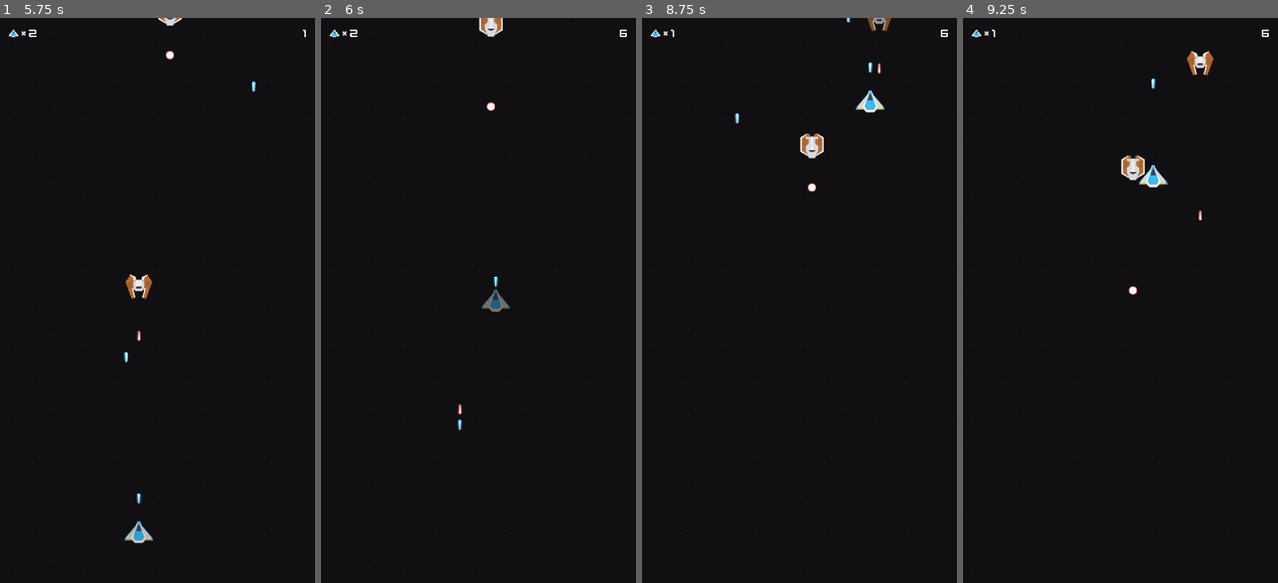
Above: before the commit, frames 1-4 (left to right).
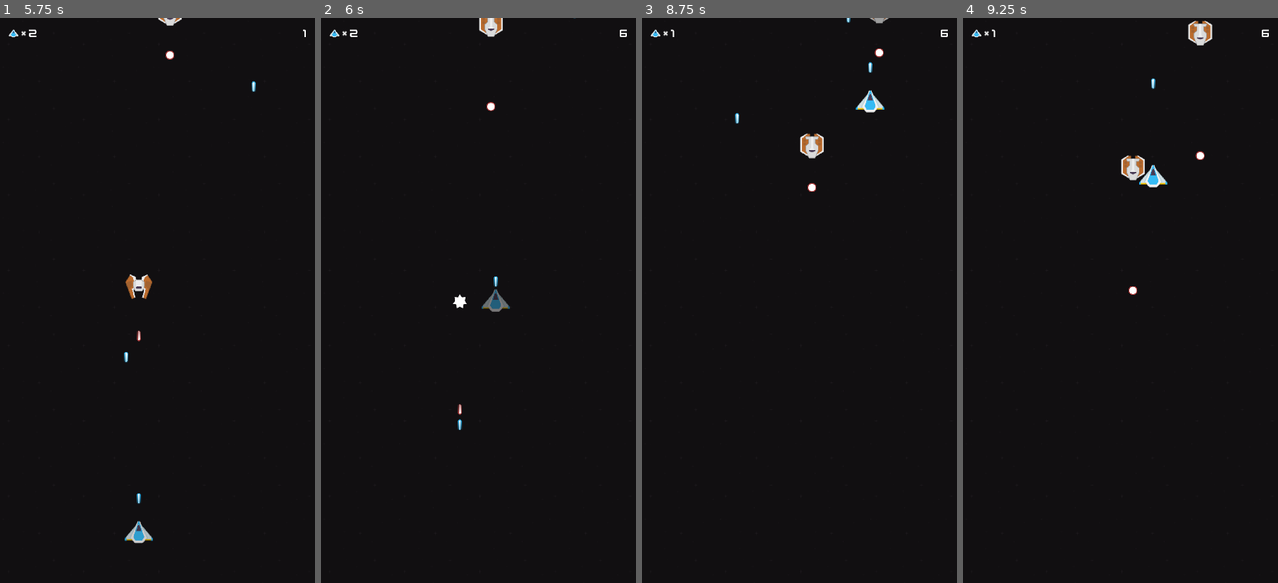
Above: after the commit, the same moments.

Repository: sakkaku-dev/space-shooter
Game: Godot game, scene res://scenes/Game.tscn
Same seed, same stepped clock (60 frames per second), same inputs: the game is played once before the commit and once after it. Sound files missing from this copy of the repository are replaced by a short silence.
Inputs (mouse positions are in pixels of both pictures, inside the frame that each line leads up to):
- Up to frame 1 (5.75 s): click "Start" at 0.5 s; tap Enter at 1.25 s; move the mouse to (226, 272) at 1.27 s; hold Right (ui_right) 1.28-2 s; click (226, 272) at 1.42 s; drag from (94, 328) to (226, 272) at 2.02 s; move the mouse to (189, 176) at 2.77 s; hold Right (ui_right) 2.78-3.5 s; drag from (141, 413) to (189, 176) at 3.52 s; move the mouse to (255, 385) at 4.27 s; hold Left (ui_left) 4.28-5 s; drag from (63, 215) to (138, 532) at 5.02 s
- Up to frame 2 (6 s): move the mouse to (494, 300) at 5.77 s; hold Left (ui_left) from 5.78 s (still down); click (494, 300) at 5.92 s
- Up to frame 3 (8.75 s): release Left (ui_left) at 6.5 s; drag from (752, 159) to (812, 46) at 6.52 s; move the mouse to (868, 272) at 7.27 s; hold Up (ui_up) 7.28-8 s; drag from (736, 328) to (868, 102) at 8.02 s
- Up to frame 4 (9.25 s): move the mouse to (1152, 176) at 8.77 s; hold Left (ui_left) from 8.78 s (still down)

Frame 1 is identical in both runs. In frame 2, less than 0.1% of the frame differs, in the area x 41-47%, y 48-52%; in frame 3, 0.2%; in frame 4, 0.6%, in the area x 70-80%, y 0-36%.

Commit message:
Add sounds + explosions

Diff:
--- a/scenes/Game.gd
+++ b/scenes/Game.gd
@@ -13,6 +13,9 @@
 onready var game_over = $Menu/GUI/MainMenu/Gameover
 onready var score_table = $Menu/GUI/Scoreboard/ScoreTable
 
+onready var game_over_sound = $GameOverSound
+onready var bgm = $BGM
+
 var player_ship_scene = preload("res://scenes/spaceship/PlayerShip.tscn")
 var time = 0
 var started = false
@@ -20,7 +23,6 @@
 func _ready():
 	main_menu.show()
 	game_over.hide()
-
 
 func _process(delta):
 	if started:
@@ -59,6 +61,7 @@
 	Globals.enemy_kill_score = 0
 	started = true
 	Input.set_mouse_mode(Input.MOUSE_MODE_HIDDEN)
+	bgm.play()
 
 
 func _on_PlayerShip_died():
@@ -69,9 +72,11 @@
 	Input.set_mouse_mode(Input.MOUSE_MODE_VISIBLE)
 	main_menu.show()
 	game_over.show()
+	game_over_sound.play()
 	started = false
 	score_table.score = _get_score()
 	score_table.load_scores()
+	bgm.stop()
 
 
 func _on_StartDelay_timeout():
--- a/scenes/Game.tscn
+++ b/scenes/Game.tscn
@@ -20,6 +20,8 @@
 [ext_resource path="res://scenes/powerups/LaserBallUp.tscn" type="PackedScene" id=18]
 [ext_resource path="res://shared/gui/MenuContainer.gd" type="Script" id=19]
 [ext_resource path="res://shared/gui/SubMenu.gd" type="Script" id=20]
+[ext_resource path="res://assets/bgm.ogg" type="AudioStream" id=21]
+[ext_resource path="res://assets/game_over.wav" type="AudioStream" id=22]
 
 [sub_resource type="RectangleShape2D" id=1]
 extents = Vector2( 500, 10 )
@@ -27,12 +29,19 @@
 [node name="Game" type="Node2D"]
 script = ExtResource( 3 )
 
+[node name="GameOverSound" type="AudioStreamPlayer" parent="."]
+stream = ExtResource( 22 )
+
+[node name="BGM" type="AudioStreamPlayer" parent="."]
+stream = ExtResource( 21 )
+volume_db = -30.0
+
 [node name="EnemyDelay" type="Timer" parent="."]
 wait_time = 2.0
 one_shot = true
 
 [node name="PowerupDelay" type="Timer" parent="."]
-wait_time = 8.0
+wait_time = 5.0
 one_shot = true
 
 [node name="WaitClear" type="Timer" parent="."]
@@ -54,7 +63,7 @@
 [node name="PowerUpSpawner" parent="SpawnerRandom" instance=ExtResource( 5 )]
 scene = [ ExtResource( 16 ), ExtResource( 15 ), ExtResource( 4 ), ExtResource( 17 ), ExtResource( 18 ), ExtResource( 13 ) ]
 spawn_delay = 5.0
-scene_spawn_rate = [ 0.05, 0.2, 0.2, 0.15, 0.2, 0.2 ]
+scene_spawn_rate = [ 0.05, 0.1, 0.2, 0.15, 0.1, 0.4 ]
 
 [node name="Background" type="CanvasLayer" parent="."]
 layer = -1
--- /dev/null
+++ b/scenes/explosion/Explosion.gd
@@ -0,0 +1,19 @@
+extends AnimatedSprite
+
+onready var sound = $AudioStreamPlayer
+
+func _ready():
+	play()
+	sound.play()
+
+func clear():
+	if sound.playing or is_playing():
+		return
+
+	queue_free()
+
+
+func _on_Explosion_animation_finished():
+	stop()
+	hide()
+	clear()
--- /dev/null
+++ b/scenes/explosion/Explosion.tscn
@@ -0,0 +1,26 @@
+[gd_scene load_steps=7 format=2]
+
+[ext_resource path="res://scenes/explosion/star3.png" type="Texture" id=1]
+[ext_resource path="res://scenes/explosion/star1.png" type="Texture" id=2]
+[ext_resource path="res://scenes/explosion/star2.png" type="Texture" id=3]
+[ext_resource path="res://scenes/explosion/explosion.wav" type="AudioStream" id=4]
+[ext_resource path="res://scenes/explosion/Explosion.gd" type="Script" id=5]
+
+[sub_resource type="SpriteFrames" id=1]
+animations = [ {
+"frames": [ ExtResource( 2 ), ExtResource( 3 ), ExtResource( 1 ) ],
+"loop": false,
+"name": "default",
+"speed": 24.0
+} ]
+
+[node name="Explosion" type="AnimatedSprite"]
+scale = Vector2( 2, 2 )
+frames = SubResource( 1 )
+script = ExtResource( 5 )
+
+[node name="AudioStreamPlayer" type="AudioStreamPlayer" parent="."]
+stream = ExtResource( 4 )
+[connection signal="animation_finished" from="." to="." method="clear"]
+[connection signal="animation_finished" from="." to="." method="_on_Explosion_animation_finished"]
+[connection signal="finished" from="AudioStreamPlayer" to="." method="clear"]
--- a/scenes/powerups/Powerup.gd
+++ b/scenes/powerups/Powerup.gd
@@ -1,5 +1,6 @@
 extends Area2D
 
+signal pick
 signal picked_up(player)
 signal powerup_timeout(player)
 
@@ -15,6 +16,7 @@
 	player = area
 	if not player: return
 
+	emit_signal("pick")
 	emit_signal("picked_up", player)
 
 	if powerup_time > 0:
--- a/scenes/powerups/Powerup.tscn
+++ b/scenes/powerups/Powerup.tscn
@@ -1,9 +1,10 @@
-[gd_scene load_steps=6 format=2]
+[gd_scene load_steps=7 format=2]
 
 [ext_resource path="res://shared/state/MoveForwardState.gd" type="Script" id=1]
 [ext_resource path="res://shared/misc/FreeOnExit.tscn" type="PackedScene" id=2]
 [ext_resource path="res://scenes/powerups/powerupBlue_bolt.png" type="Texture" id=3]
 [ext_resource path="res://scenes/powerups/Powerup.gd" type="Script" id=4]
+[ext_resource path="res://scenes/powerups/powerup.wav" type="AudioStream" id=5]
 
 [sub_resource type="RectangleShape2D" id=1]
 extents = Vector2( 15, 15 )
@@ -32,5 +33,9 @@
 
 [node name="Timer" type="Timer" parent="."]
 one_shot = true
+
+[node name="PickUpSound" type="AudioStreamPlayer" parent="."]
+stream = ExtResource( 5 )
 [connection signal="area_entered" from="." to="." method="_on_Powerup_area_entered"]
+[connection signal="pick" from="." to="PickUpSound" method="play"]
 [connection signal="timeout" from="Timer" to="." method="_on_Timer_timeout"]
--- a/scenes/spaceship/EnemyShip.gd
+++ b/scenes/spaceship/EnemyShip.gd
@@ -2,6 +2,11 @@
 
 export var kill_score = 5
 
+var explosion = preload("res://scenes/explosion/Explosion.tscn")
+
 func _on_Health_zero_health():
+	Globals.enemy_kill_score += kill_score
+	var instance = explosion.instance()
+	get_tree().current_scene.add_child(instance)
+	instance.global_position = global_position
 	queue_free()
-	Globals.enemy_kill_score += kill_score
--- a/scenes/spaceship/PlayerShip.gd
+++ b/scenes/spaceship/PlayerShip.gd
@@ -11,9 +11,13 @@
 onready var follow_state = $MouseFollowState
 
 var has_shield
+var explosion = preload("res://scenes/explosion/Explosion.tscn")
 
 func _on_Health_zero_health():
 	emit_signal("died")
+	var instance = explosion.instance()
+	get_tree().current_scene.add_child(instance)
+	instance.global_position = global_position
 	queue_free()
 
 func toggle_hurtbox():
--- a/scenes/spaceship/PlayerShip.tscn
+++ b/scenes/spaceship/PlayerShip.tscn
@@ -1,9 +1,10 @@
-[gd_scene load_steps=6 format=2]
+[gd_scene load_steps=7 format=2]
 
 [ext_resource path="res://scenes/spaceship/Spaceship.tscn" type="PackedScene" id=1]
 [ext_resource path="res://shared/state/MouseFollowState.gd" type="Script" id=2]
 [ext_resource path="res://shared/combat/Health.gd" type="Script" id=3]
 [ext_resource path="res://scenes/spaceship/PlayerShip.gd" type="Script" id=4]
+[ext_resource path="res://assets/laser.wav" type="AudioStream" id=5]
 
 [sub_resource type="CircleShape2D" id=1]
 radius = 50.0
@@ -12,6 +13,10 @@
 collision_layer = 2
 collision_mask = 0
 script = ExtResource( 4 )
+
+[node name="LaserShot" type="AudioStreamPlayer" parent="."]
+stream = ExtResource( 5 )
+volume_db = -20.0
 
 [node name="CollisionShape2D" type="CollisionShape2D" parent="."]
 shape = SubResource( 1 )
@@ -34,5 +39,6 @@
 [connection signal="health_changed" from="Health" to="." method="_on_Health_health_changed"]
 [connection signal="zero_health" from="Health" to="." method="_on_Health_zero_health"]
 [connection signal="damaged" from="Spaceship" to="Health" method="reduce"]
+[connection signal="spawned" from="Spaceship/LaserSpawner" to="LaserShot" method="play"]
 
 [editable path="Spaceship"]
--- a/shared/state/MoveForwardState.gd
+++ b/shared/state/MoveForwardState.gd
@@ -1,6 +1,8 @@
 extends State
 
 class_name MoveForwardState
+
+export var move = true
 
 export var speed = 100
 export var backwards = false
@@ -9,5 +11,6 @@
 onready var body: Node2D = get_node(body_path)
 
 func _physics_process(delta):
-	var dir = 1 if backwards else -1
-	body.move_local_y(dir * speed * delta)
+	if move:
+		var dir = 1 if backwards else -1
+		body.move_local_y(dir * speed * delta)
Not shown: 1 places in scenes/Game.tscn that only renumber resources
Binary file added: scenes/explosion/star1.png
Binary file added: scenes/explosion/star2.png
Binary file added: scenes/explosion/star3.png
Not shown, added: assets/bgm.ogg
Not shown, added: assets/game_over.wav
Not shown, added: assets/laser.wav
Not shown, added: scenes/explosion/explosion.wav
Not shown, added: scenes/powerups/powerup.wav
